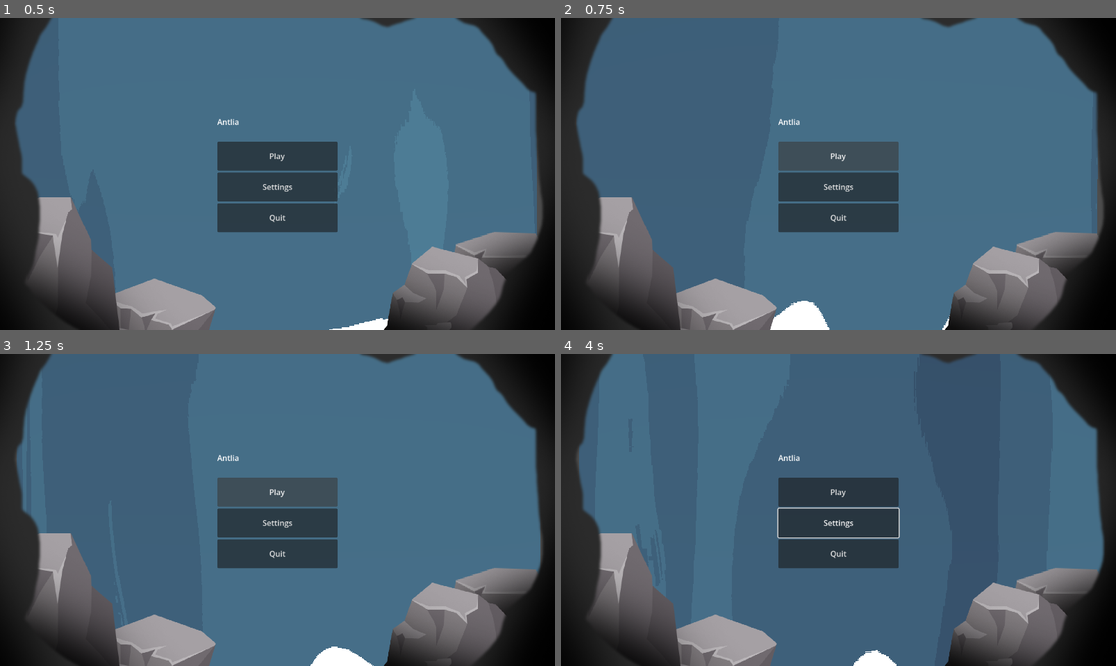
Above: before the commit, frames 1-4 (two rows, left to right).
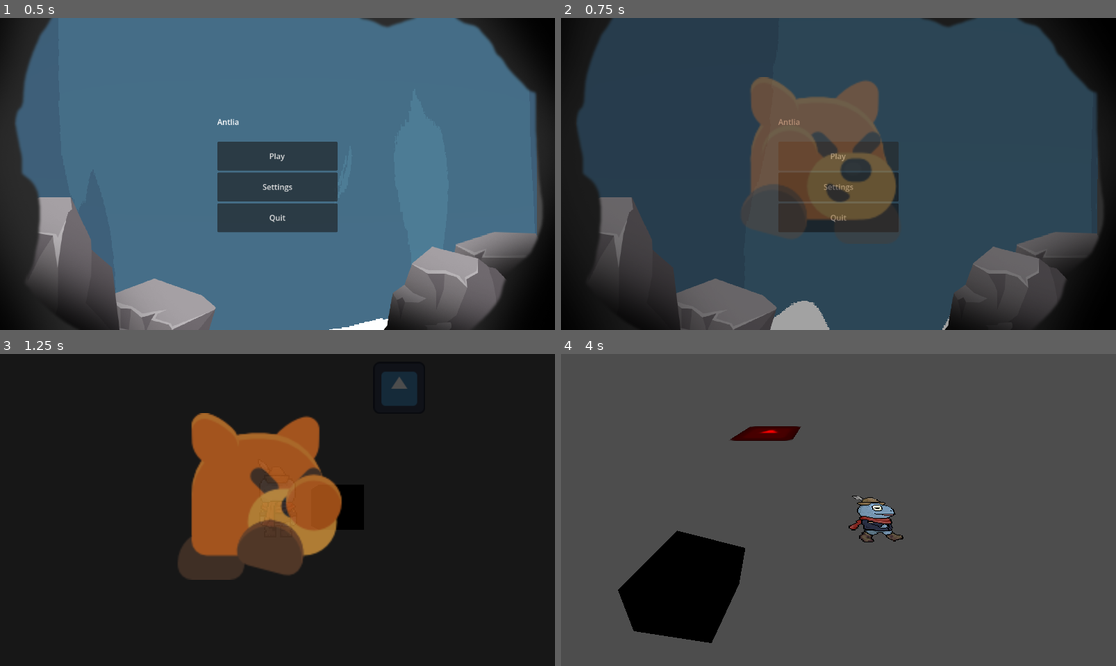
Above: after the commit, the same moments.

Repository: DBorgKiwami/group-project
Game: Godot game, scene res://scenes/menu/menu.tscn
Two runs of this game, one before a commit and one after it. Both use one fixed random seed, a clock stepped at 60 frames per second and the inputs below. The engine's default icon, where the game draws it, is replaced by a stand-in: a white triangle on a blue panel in a dark square.
Inputs (mouse positions are in pixels of both pictures, inside the frame that each line leads up to):
- Up to frame 1 (0.5 s): no input
- Up to frame 2 (0.75 s): click "Play" at 0.5 s
- Up to frame 3 (1.25 s): no input
- Up to frame 4 (4 s): click (838, 491) at 1.25 s, where only the run before the commit has a clickable "Play"; tap Enter (ui_accept) at 2, 2.27, 3.02 s; move the mouse to (960, 494) at 2.02 s; hold Right (ui_right) 2.03-2.78 s; hold Shift (attack) 2.03-2.78 s; move the mouse to (727, 525) at 2.77 s; hold Down (ui_down) 2.78-3.53 s; tap / (grapple) at 2.85 s; move the mouse to (894, 441) at 3.52 s; hold Right (ui_right) from 3.53 s (still down); hold E (interact) from 3.53 s (still down)

Frame 1 is identical in both runs. In frame 2, 84% of the frame differs, in the area x 2-98%, y 0-100%; in frame 3, 87%; in frame 4, 97%, in the area x 0-100%, y 0-100%.

Commit message:
Update menu.tscn

Diff:
--- a/scenes/menu/menu.tscn
+++ b/scenes/menu/menu.tscn
@@ -52,6 +52,7 @@
 grow_horizontal = 2
 grow_vertical = 2
 script = ExtResource("4_037ec")
+level_scene_path = "res://scenes/levels/3d/testlevel.tscn"
 
 [node name="VBoxContainer" type="VBoxContainer" parent="CanvasLayer/UI" unique_id=1458969479]
 layout_mode = 1
@@ -86,3 +87,6 @@
 custom_minimum_size = Vector2(250, 60)
 layout_mode = 2
 text = "Quit"
+
+[connection signal="pressed" from="CanvasLayer/UI/VBoxContainer/Play" to="CanvasLayer/UI" method="_on_play_pressed"]
+[connection signal="pressed" from="CanvasLayer/UI/VBoxContainer/Quit" to="CanvasLayer/UI" method="_on_quit_pressed"]
